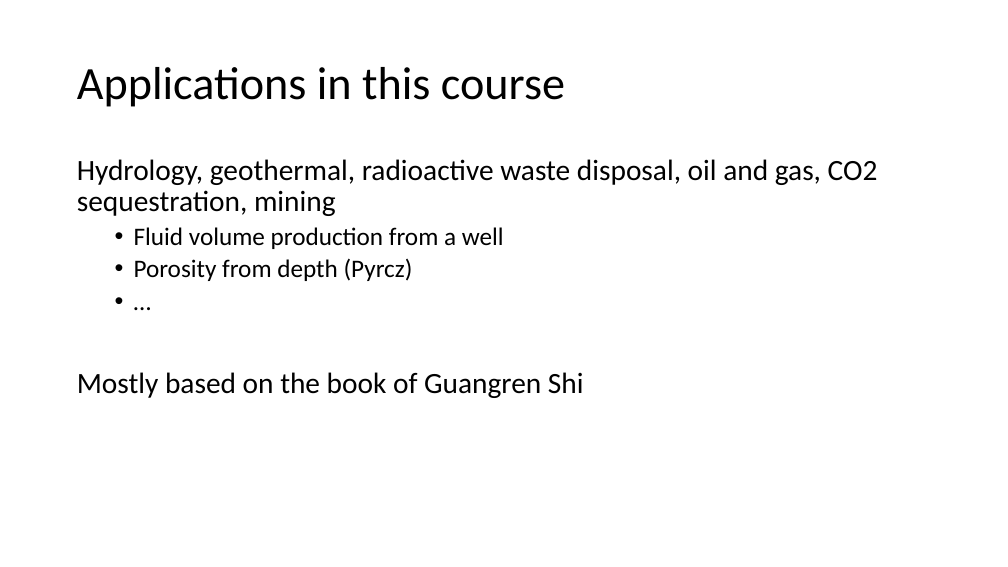
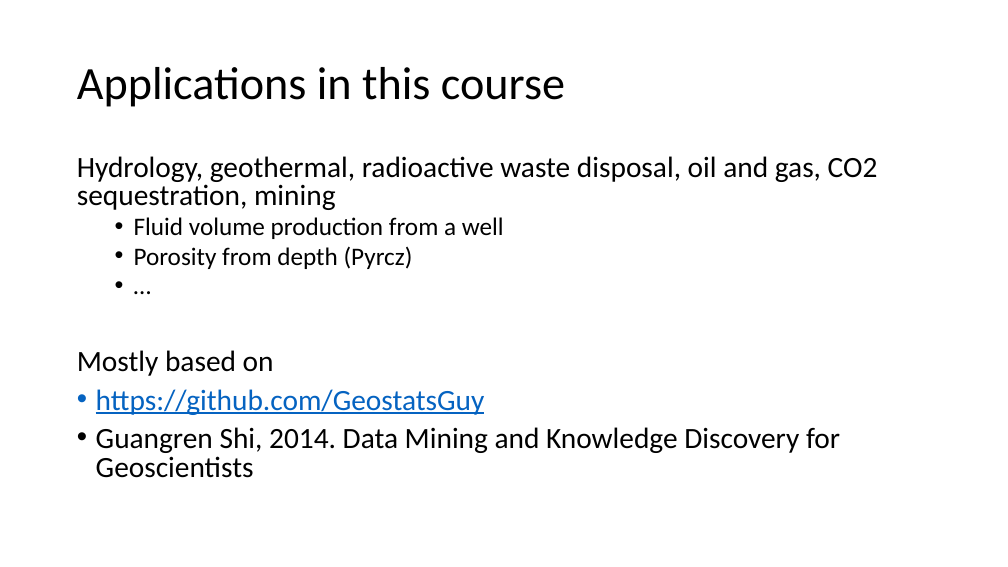
Before and after one commit to mathphysmx/teaching-ml, a slide deck: slide 10 of slides/ML_00.pptx. Drawn at 1008x567 pixels with LibreOffice and Linux fonts; fonts in the diff are those of the drawing. Boxes give left, top, right and bottom in pixels: in the first picture for what was removed or moved away, otherwise in the second. Text is boxed around its words. In the diff, an @@ line names an element or a change of style, - is before the commit and + after.

```diff
--- a/slides/ML_00.pptx
+++ b/slides/ML_00.pptx
@@ text at [77, 156, 878, 269]: line spacing 0.9 to 0.8 @@
@@ text at [77, 350, 840, 478]: text changed @@
-Mostly based on the book of Guangren Shi
+Mostly based on
+• https://github.com/GeostatsGuy
+• Guangren Shi, 2014. Data Mining and Knowledge Discovery for Geoscientists
```
Also in this commit, not shown: 3 other slides changed, 2 slides added, 3 other files.
